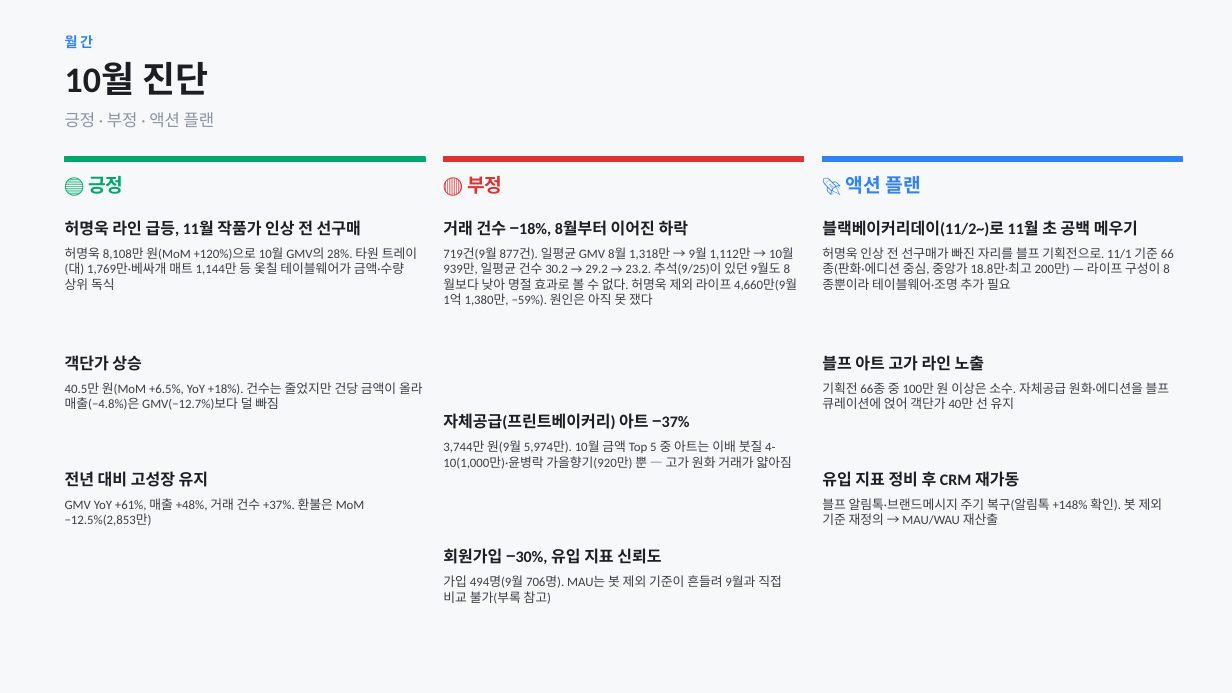
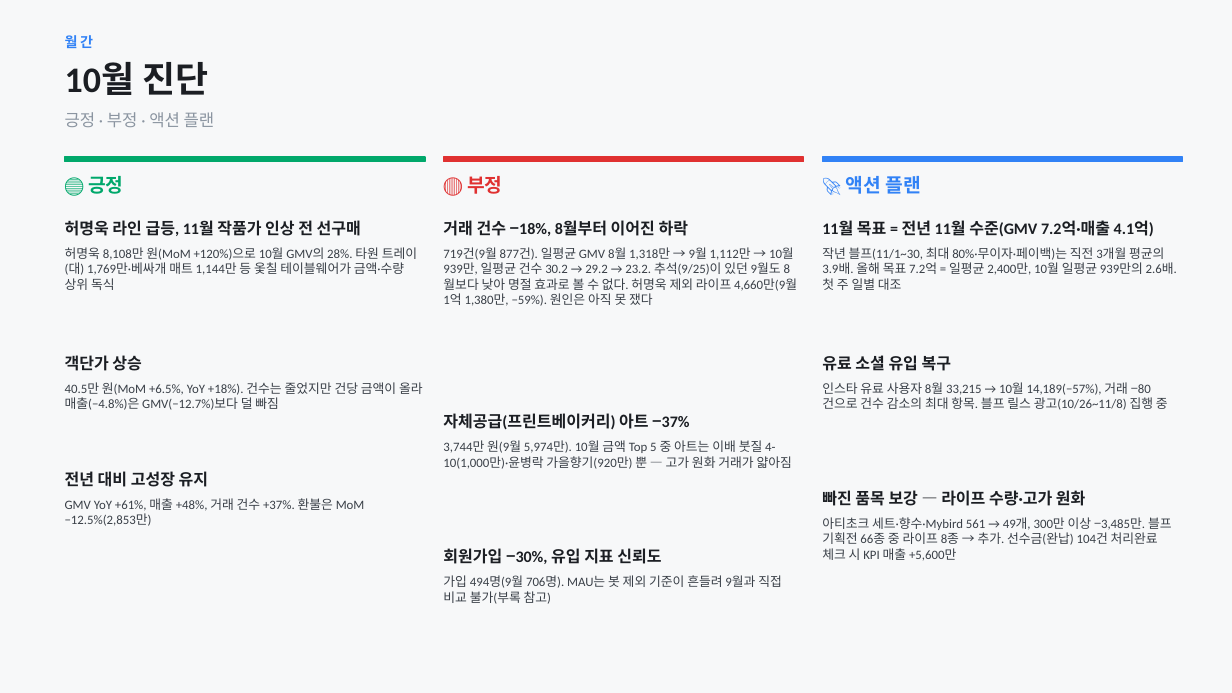
Before and after one commit to Su-pbg/dashboard, a slide deck: slide 5 of PBG_성과공유_2026-11-02.pptx. Drawn at 1232x693 pixels with LibreOffice and Linux fonts; fonts in the diff are those of the drawing. Boxes give left, top, right and bottom in pixels: in the first picture for what was removed or moved away, otherwise in the second. Text is boxed around its words. In the diff, an @@ line names an element or a change of style, - is before the commit and + after.

```diff
--- a/PBG_성과공유_2026-11-02.pptx
+++ b/PBG_성과공유_2026-11-02.pptx
@@ text at [822,220,1154,237]: text changed @@
-블랙베이커리데이(11/2~)로 11월 초 공백 메우기
+11월 목표 = 전년 11월 수준(GMV 7.2억·매출 4.1억)
@@ text at [822,247,1177,290]: text changed @@
-허명욱 인상 전 선구매가 빠진 자리를 블프 기획전으로. 11/1 기준 66종(판화·에디션 중심, 중앙가 18.8만·최고 200만) — 라이프 구성이 8종뿐이라 테이블웨어·조명 추가 필요
+작년 블프(11/1~30, 최대 80%·무이자·페이백)는 직전 3개월 평균의 3.9배. 올해 목표 7.2억 = 일평균 2,400만, 10월 일평균 939만의 2.6배. 첫 주 일별 대조
@@ text at [822,355,951,371]: text changed @@
-블프 아트 고가 라인 노출
+유료 소셜 유입 복구
@@ text at [822,382,1168,410]: text changed @@
-기획전 66종 중 100만 원 이상은 소수. 자체공급 원화·에디션을 블프 큐레이션에 얹어 객단가 40만 선 유지
+인스타 유료 사용자 8월 33,215 → 10월 14,189(−57%), 거래 −80건으로 건수 감소의 최대 항목. 블프 릴스 광고(10/26~11/8) 집행 중
@@ text at [822,490,1085,506]: text changed @@
-유입 지표 정비 후 CRM 재가동
+빠진 품목 보강 — 라이프 수량·고가 원화
@@ text at [822,517,1172,560]: text changed @@
-블프 알림톡·브랜드메시지 주기 복구(알림톡 +148% 확인). 봇 제외 기준 재정의 → MAU/WAU 재산출
+아티초크 세트·향수·Mybird 561 → 49개, 300만 이상 −3,485만. 블프 기획전 66종 중 라이프 8종 → 추가. 선수금(완납) 104건 처리완료 체크 시 KPI 매출 +5,600만
```
Also in this commit, not shown: 1 other slide changed.
